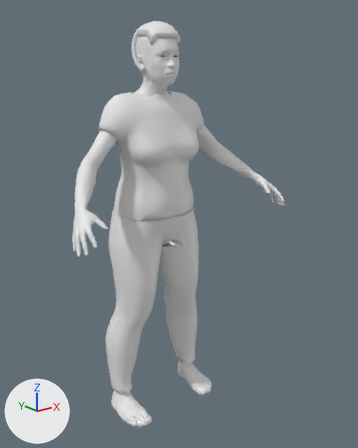
A saved change to the glTF model corpos/corpo-idoso-f-normal.glb.
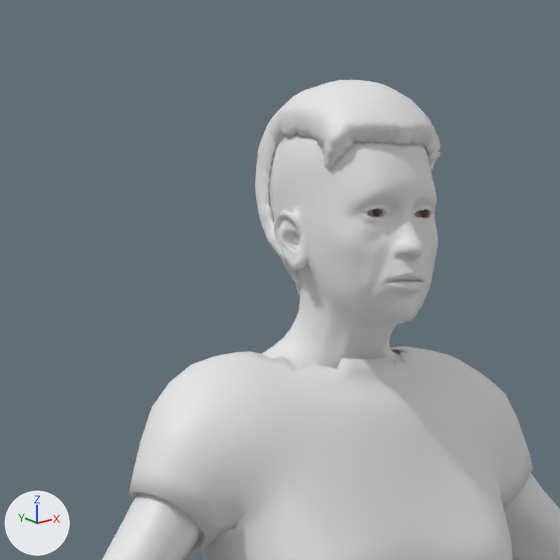
The first picture shows the older version from a 50 mm lens placed at (-1.314, -1.721, 0.731), pointed at (0.053, -0.012, 0.048). The close-ups show the older and then the newer version on the part from 18% to 59% of the width and 0% to 33% of the height of that picture. Only the edits that show in the close-ups are written down. The axes (+X, +Y, +Z) are drawn at lower left. The lights are the same throughout. Vertices at exactly the same position are counted once.

The scene before the commit, as lines of its bpy script (objects in view):
```python
me_cabelo_028 = bpy.data.meshes.new('cabelo.028')
me_cabelo_028.from_pydata(...)  # 2252 vertices, 4500 faces; spans x -0.077..0.077, y -0.03..0.19, z 0.669..0.92
me_camiseta_028 = bpy.data.meshes.new('camiseta.028')
me_camiseta_028.from_pydata(...)  # 1930 vertices, 3868 faces; spans x -0.275..0.275, y -0.063..0.252, z 0.095..0.635
me_pele_028 = bpy.data.meshes.new('pele.028')
me_pele_028.from_pydata(...)  # 13380 vertices, 26756 faces; spans x -0.56..0.56, y -0.25..0.25, z -0.9..0.9
ob_cabelo = bpy.data.objects.new('cabelo', me_cabelo_028)
ob_cabelo.location = (0.0, 0.0, 0.0)
ob_camiseta = bpy.data.objects.new('camiseta', me_camiseta_028)
ob_camiseta.location = (0.0, 0.0, 0.0)
ob_pele = bpy.data.objects.new('pele', me_pele_028)
ob_pele.location = (0.0, 0.0, 0.0)
```
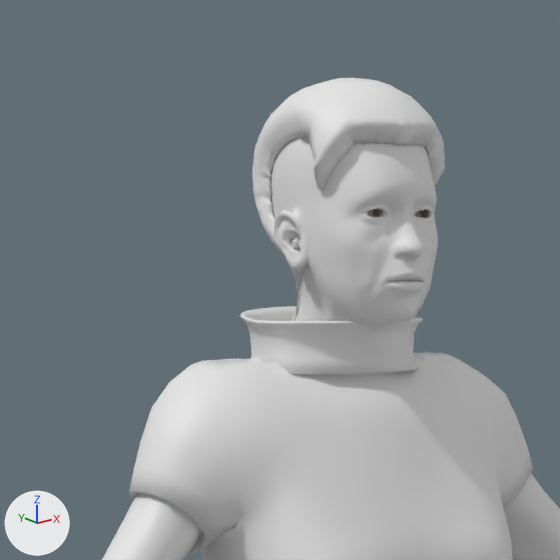
Pixel boxes (x1, y1, x2, y2) of what changed, in the close-ups (560 x 560 px; the box of a moved part takes in the faces that stretch with it):
'camiseta', reshaped: before (129, 346, 533, 560); after (129, 352, 533, 560)
'cabelo', reshaped (13% taller): before (255, 80, 441, 294); after (252, 78, 445, 321)
'gola', added: after (240, 306, 423, 374)
part 1 of me_cabelo_028, added: after (289, 236, 300, 250)
part 2 of me_cabelo_028, moved or reshaped: before (255, 80, 441, 294); after (252, 78, 445, 321)
part 3 of me_camiseta_028, moved or reshaped: before (192, 346, 459, 377); after (192, 352, 459, 377)

The edits, one by one:
me_cabelo_028 is used by ob_cabelo; location (0.0, 0.0, 0.0).
me_cabelo_028 had 2252 vertices, 4500 faces and spanned x -0.077..0.077, y -0.03..0.19, z 0.669..0.92.
me_cabelo_028 now has 2289 vertices, 4500 faces and spans x -0.088..0.088, y -0.033..0.193, z 0.62..0.921.
me_cabelo_028 part 1: a new loose piece of 116 vertices spanning x -0.085..-0.069, y 0.062..0.089, z 0.742..0.758.
me_cabelo_028 part 2: 8 vertices moved within x -0.062..0.062, y -0.01..0.184, z 0.778..0.855; 2164 vertices removed from x -0.077..0.077, y -0.03..0.19, z 0.669..0.92; 1879 vertices added at x -0.088..0.088, y -0.033..0.193, z 0.62..0.921.
Other edits to the shape of me_cabelo_028 do not show in these pictures.
me_camiseta_028 is used by ob_camiseta; location (0.0, 0.0, 0.0).
me_camiseta_028 had 1930 vertices, 3868 faces and spanned x -0.275..0.275, y -0.063..0.252, z 0.095..0.635.
me_camiseta_028 now has 1942 vertices, 3892 faces and spans x -0.275..0.275, y -0.063..0.252, z 0.095..0.626.
Part 3, on me_camiseta_028:
36 vertices are removed from x -0.144..0.144, y 0.094..0.154, z 0.624..0.635.
132 faces are deleted.
4 vertices in x -0.021..0.021, y 0.039..0.043, z 0.627 move by (0.0, 0.0, -0.005).
20 vertices move from x -0.083..0.083, y 0.038..0.166, z 0.626..0.63 to x -0.08..0.08, y 0.037..0.169, z 0.622..0.625.
48 vertices are added at x -0.161..0.161, y 0.066..0.159, z 0.622..0.626.
156 new faces join them.
Mesh me_gola_028 is new.
It has 480 vertices, 960 faces and spans x -0.108..0.108, y 0.018..0.197, z 0.612..0.681.
Object 'gola' (ob_gola) is new; it shows me_gola_028.
Its location is (0.0, 0.0, 0.0).
